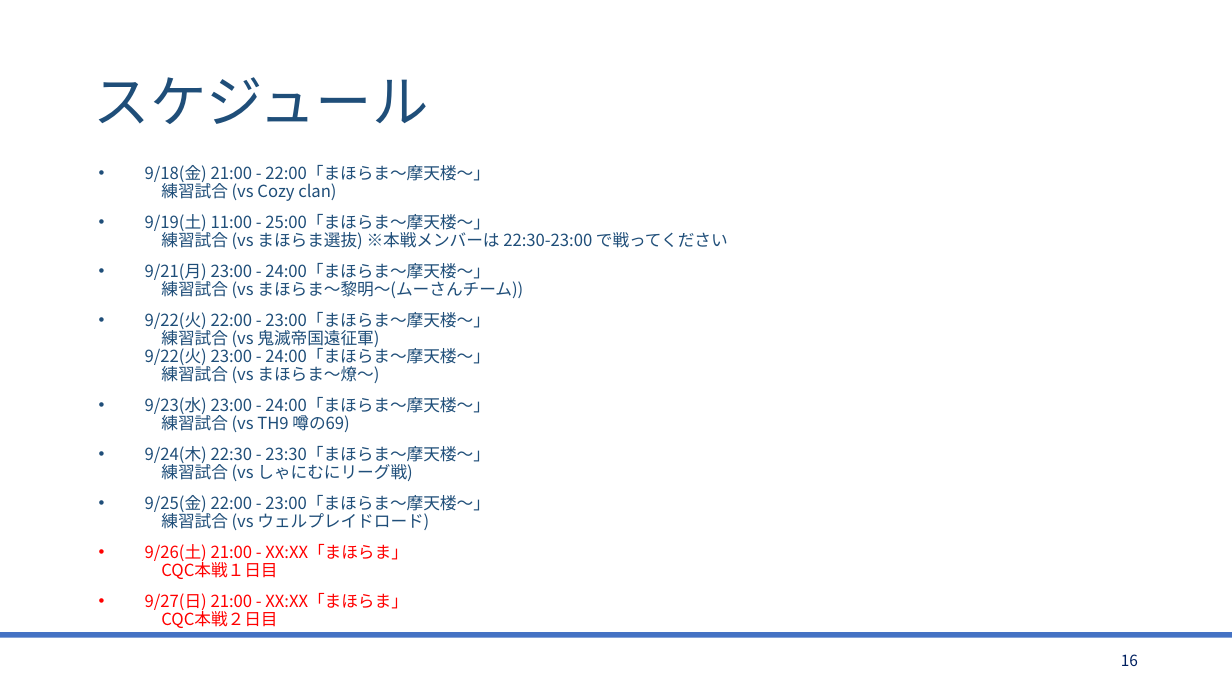
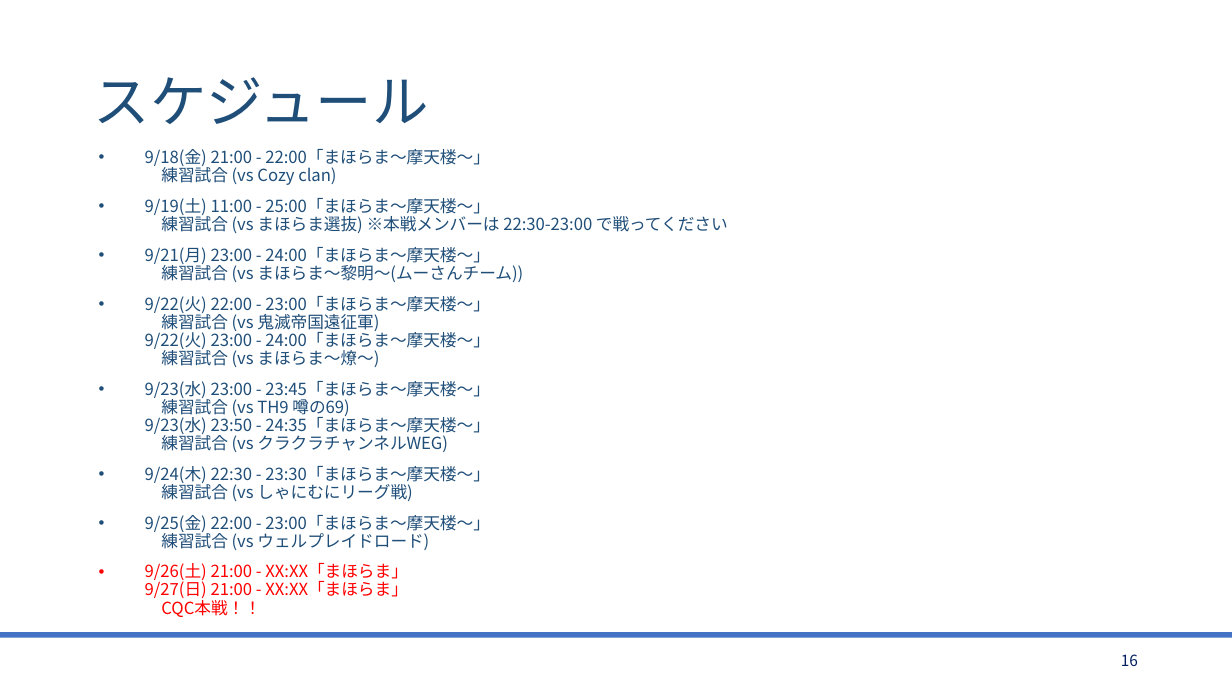
Before and after one commit to bigtreeCoC/documents, a slide deck: slide 16 of CQC攻略.pptx. Drawn at 1232x693 pixels with LibreOffice and Linux fonts; fonts in the diff are those of the drawing. Boxes give left, top, right and bottom in pixels: in the first picture for what was removed or moved away, otherwise in the second. Text is boxed around its words. In the diff, an @@ line names an element or a change of style, - is before the commit and + after.

```diff
--- a/CQC攻略.pptx
+++ b/CQC攻略.pptx
@@ text "9/18(金) 21:00 - 22:00「まほらま〜摩天楼〜」 練習試合 ...": place and size @@
-text "9/18(金) 21:00 - 22:00「まほらま〜摩天楼〜」 練習試合 ..." at <box>145,165,728,628</box>
+text "9/18(金) 21:00 - 22:00「まほらま〜摩天楼〜」 練習試合 ..." at <box>145,149,728,617</box>
@@ text at <box>145,381,490,452</box>: text changed @@
-• 9/23(水) 23:00 - 24:00「まほらま〜摩天楼〜」
-  練習試合 (vs TH9 噂の69)
+• 9/23(水) 23:00 - 23:45「まほらま〜摩天楼〜」
+  練習試合 (vs TH9 噂の69)
+  9/23(水) 23:50 - 24:35「まほらま〜摩天楼〜」
+  練習試合 (vs クラクラチャンネルWEG)
@@ text at <box>145,563,408,617</box>: text changed @@
-• 9/26(土) 21:00 - XX:XX「まほらま」
-  CQC本戦１日目
-• 9/27(日) 21:00 - XX:XX「まほらま」
-  CQC本戦２日目
+• 9/26(土) 21:00 - XX:XX「まほらま」
+  9/27(日) 21:00 - XX:XX「まほらま」
+  CQC本戦！！
```
Also in this commit, not shown: 3 other slides changed, 1 other file.
